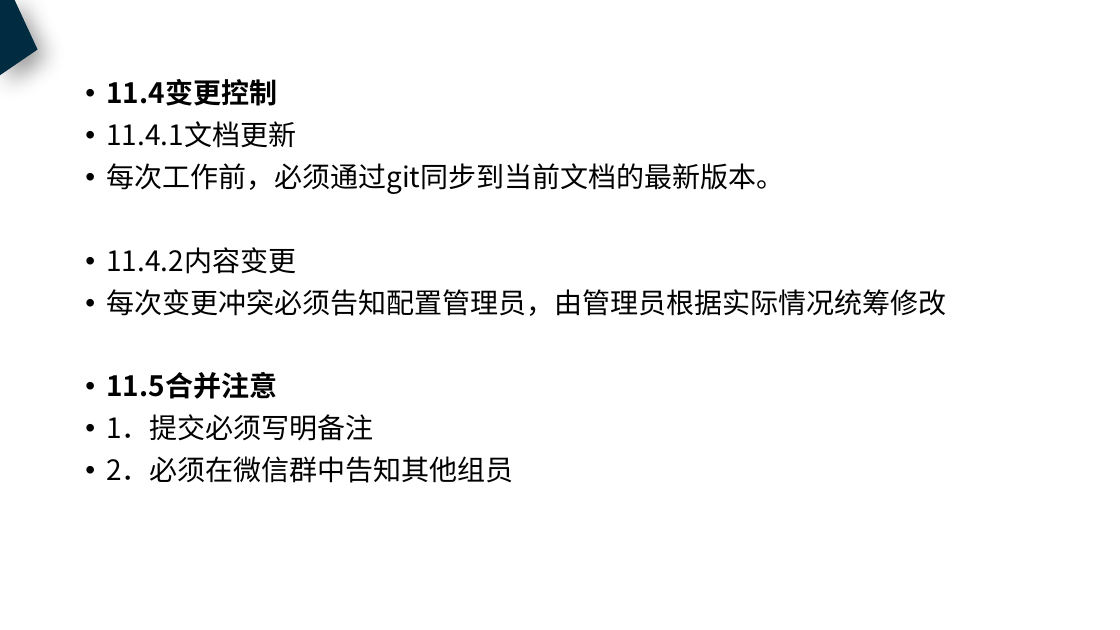
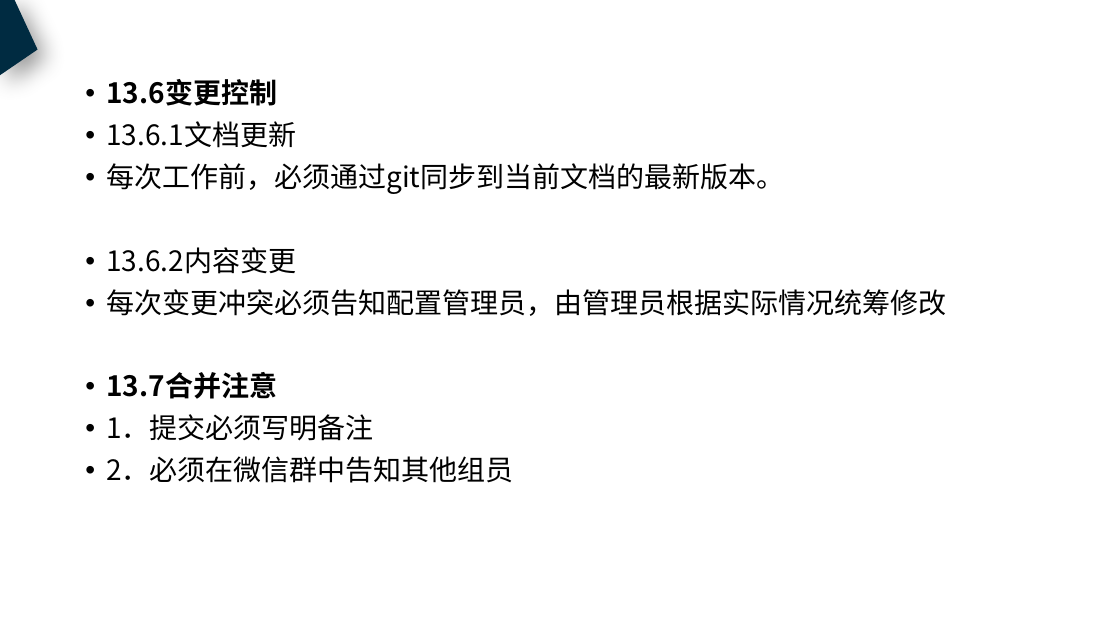
Before and after one commit to PRD2018-G18/PRD2018, a slide deck: slide 74 of 非受控文档/过程文档/需求工程计划.pptx (slide 56 before the commit). Drawn at 1120x630 pixels with LibreOffice and Linux fonts; fonts in the diff are those of the drawing. Boxes give left, top, right and bottom in pixels: in the first picture for what was removed or moved away, otherwise in the second. Text is boxed around its words. In the diff, an @@ line names an element or a change of style, - is before the commit and + after.

```diff
--- a/非受控文档/过程文档/需求工程计划.pptx
+++ b/非受控文档/过程文档/需求工程计划.pptx
@@ text at (106, 79, 296, 148): text changed @@
-• 11.4变更控制
-• 11.4.1文档更新
+• 13.6变更控制
+• 13.6.1文档更新
@@ text at (106, 247, 296, 274): text changed @@
-• 11.4.2内容变更
+• 13.6.2内容变更
@@ text at (106, 372, 277, 399): text changed @@
-• 11.5合并注意
+• 13.7合并注意
```
Also in this commit, not shown: 47 other slides changed, 18 slides added, 1 slide removed.
